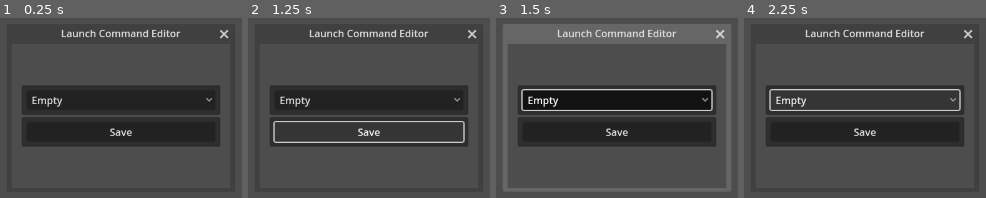
Above: before the commit, frames 1-4 (left to right).
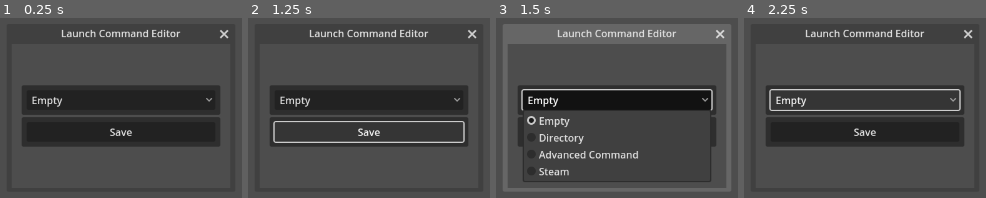
Above: after the commit, the same moments.

Repository: licorice45/Mashkun-Launcher
Game: Godot game, scene res://scenes/dialogs/command_editor.tscn
The game is run twice, just before and just after one commit, with the same random seed, the same clock (stepped at 60 frames per second) and the same inputs. This scene is started directly instead of the project's main scene.
Inputs:
- Up to frame 1 (0.25 s): no input
- Up to frame 2 (1.25 s): click "Save" at 0.5 s
- Up to frame 3 (1.5 s): click "Empty" at 1.25 s
- Up to frame 4 (2.25 s): click "Empty" at 2 s

Frames 1-2 are identical in both runs. In frame 3, 11% of the frame differs, in the area x 10-90%, y 51-92%; in frame 4, nothing differs.
Error before the commit: Attempt to call function 'store_line' in base 'null instance' on a null instance. (res://scenes/dialogs/command_editor.gd:68)
Error after the commit: Attempt to call function 'store_line' in base 'null instance' on a null instance. (res://scenes/dialogs/command_editor.gd:72)

Commit message:
bunch of fixes for windows

Diff:
--- a/project.godot
+++ b/project.godot
@@ -14,10 +14,6 @@
 run/main_scene="res://scenes/launcher.tscn"
 config/features=PackedStringArray("4.2", "GL Compatibility")
 config/icon="res://icon.svg"
-
-[autoload]
-
-MetadataHandler="*res://metadata_handler.gd"
 
 [display]
 
--- a/scenes/dialogs/command_editor.gd
+++ b/scenes/dialogs/command_editor.gd
@@ -59,6 +59,10 @@
 		command = ""
 		args = [""]
 
+	command.replace("\\", "/")
+	for arg in args:
+		arg.replace("\\", "/")
+
 	var export_launcher = "{
 	\"command\": \""+ command +"\",
 	\"arguments\": "+ str(args) +"
--- a/scenes/dialogs/command_editor.tscn
+++ b/scenes/dialogs/command_editor.tscn
@@ -6,7 +6,6 @@
 title = "Launch Command Editor"
 initial_position = 2
 size = Vector2i(350, 230)
-always_on_top = true
 min_size = Vector2i(350, 230)
 max_size = Vector2i(16384, 230)
 script = ExtResource("1_sjtgt")
--- a/scenes/dialogs/import/new/importer.tscn
+++ b/scenes/dialogs/import/new/importer.tscn
@@ -7,7 +7,6 @@
 initial_position = 2
 size = Vector2i(275, 150)
 unresizable = true
-always_on_top = true
 script = ExtResource("1_wp3sp")
 
 [node name="Margin" type="MarginContainer" parent="."]
--- a/scenes/dialogs/import/steam/importer.gd
+++ b/scenes/dialogs/import/steam/importer.gd
@@ -72,7 +72,7 @@
 	var export_command = "{
 	\"command\": \"steam\",
 	\"arguments\": [
-		\"-applaunch "+input.text+"\"
+		\"-applaunch\", \""+input.text+"\"
 	]
 }"
 
--- a/scenes/dialogs/import/steam/importer.tscn
+++ b/scenes/dialogs/import/steam/importer.tscn
@@ -19,7 +19,6 @@
 initial_position = 2
 size = Vector2i(275, 150)
 unresizable = true
-always_on_top = true
 script = ExtResource("1_s0eyi")
 
 [node name="Background" type="ColorRect" parent="."]
--- a/scenes/dialogs/metadata_editor.tscn
+++ b/scenes/dialogs/metadata_editor.tscn
@@ -8,7 +8,6 @@
 title = "Metadata Editor"
 initial_position = 2
 size = Vector2i(450, 832)
-always_on_top = true
 min_size = Vector2i(450, 832)
 script = ExtResource("1_p8gtu")
 
--- a/scenes/launcher.gd
+++ b/scenes/launcher.gd
@@ -208,6 +208,8 @@
 
 
 func _on_button_pressed():
+	if current_tile["command"] == "steam" && OS.get_name() == "Windows":
+		current_tile["command"] = "C:/Program Files (x86)/Steam/steam.exe"
 	OS.create_process(current_tile["command"], current_tile["arguments"])
 	print("Attempting to launching: " + current_tile["command"] + " " + str(current_tile["arguments"]))
 	$AudioStreamPlayer.stream = load("res://assets/sfx/confirmation.ogg")
Not shown, changed: export_presets.cfg
